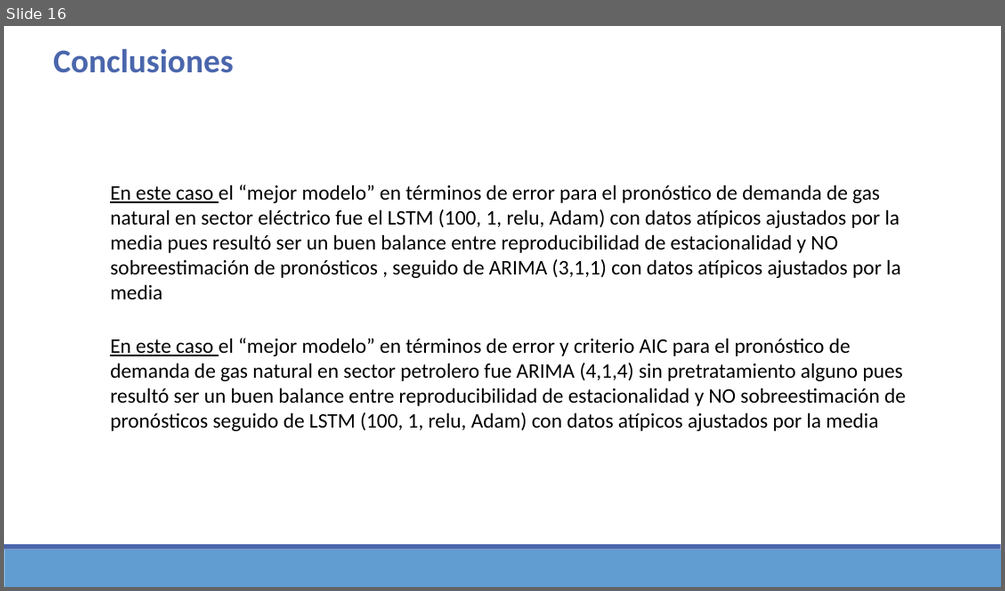
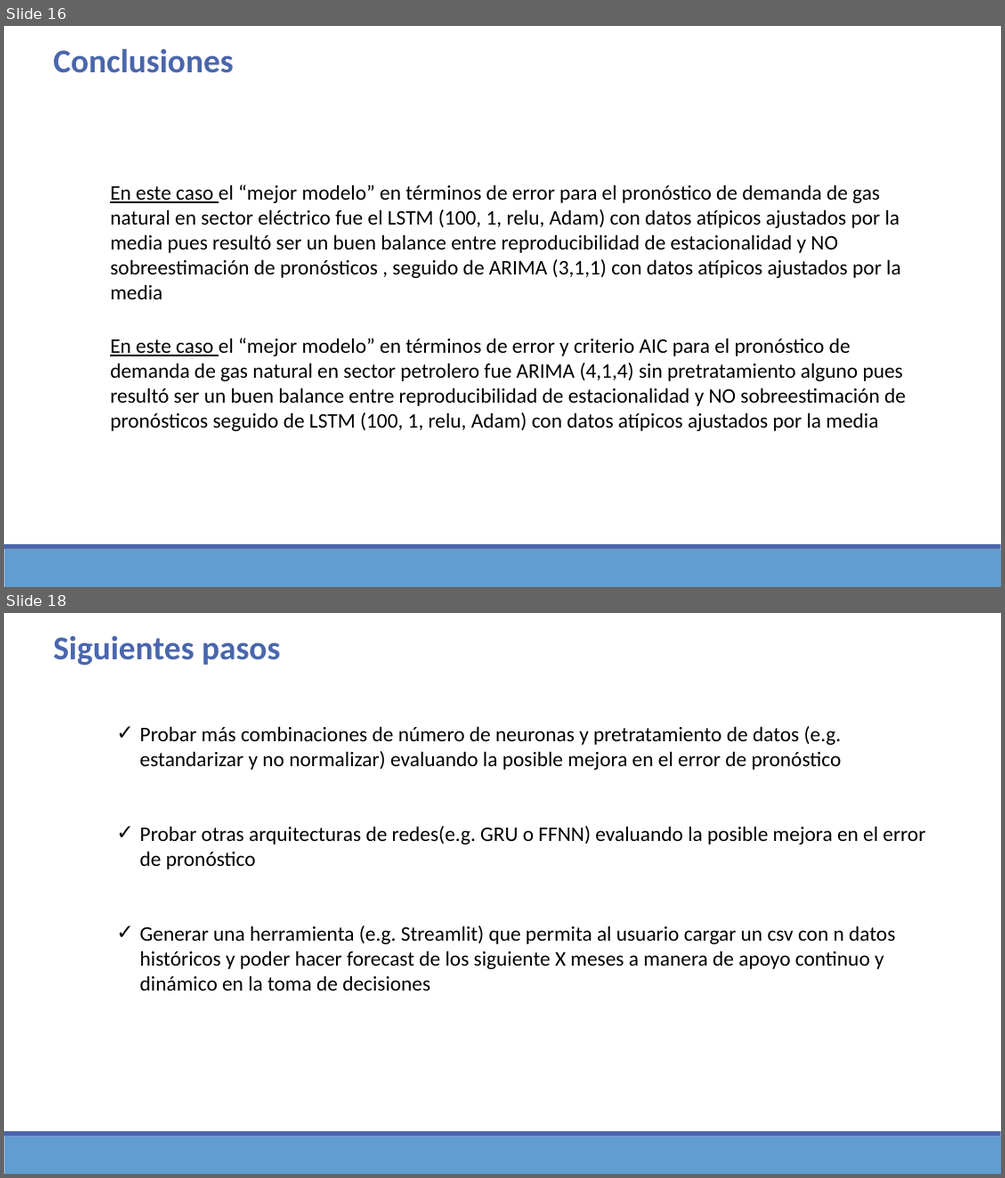
Before and after one commit to Sergio-Ibarra-1795/Diplomado_UNAM_DC_Full_gitHub, a slide deck: Diplomado_DS_Proyecto_Final/Proyecto_final_Diplomado_DS_UNAM_v2.pptx. Shown one above the other, each under a label of ours: slide 16 before the commit, slides 16 and 18 after it; the slides between them are not shown. The pictures are 1005x591 and 1005x1178 pixels, drawn with LibreOffice and Linux fonts; fonts in the diff are those of the drawing. Boxes give left, top, right and bottom in pixels: in the first picture for what was removed or moved away, otherwise in the second. Text is boxed around its words. In the diff, an @@ line names an element or a change of style, - is before the commit and + after.

```diff
--- a/Diplomado_DS_Proyecto_Final/Proyecto_final_Diplomado_DS_UNAM_v2.pptx
+++ b/Diplomado_DS_Proyecto_Final/Proyecto_final_Diplomado_DS_UNAM_v2.pptx
@@ slide 18 added at <box>4,613,1001,1174</box>, background #FFFFFF; not listed: 2 template elements that a slide beside it also shows @@
@@ text added at <box>53,636,280,666</box>, 32 pt, text #4A66AC, bold @@
+  Siguientes pasos
@@ text added at <box>140,726,925,990</box>, 20 pt, text #000000 @@
+✓ Probar más combinaciones de número de neuronas y pretratamiento de datos (e.g. estandarizar y no normalizar) evaluando la posible mejora en el error de pronóstico
+✓ Probar otras arquitecturas de redes(e.g. GRU o FFNN) evaluando la posible mejora en el error de pronóstico
+✓ Generar una herramienta (e.g. Streamlit) que permita al usuario cargar un csv con n datos históricos y poder hacer forecast de los siguiente X meses a manera de apoyo continuo y dinámico en la toma de decisiones
```
Also in this commit, not shown: 8 slides changed, 1 other slide added, 2 other files.
